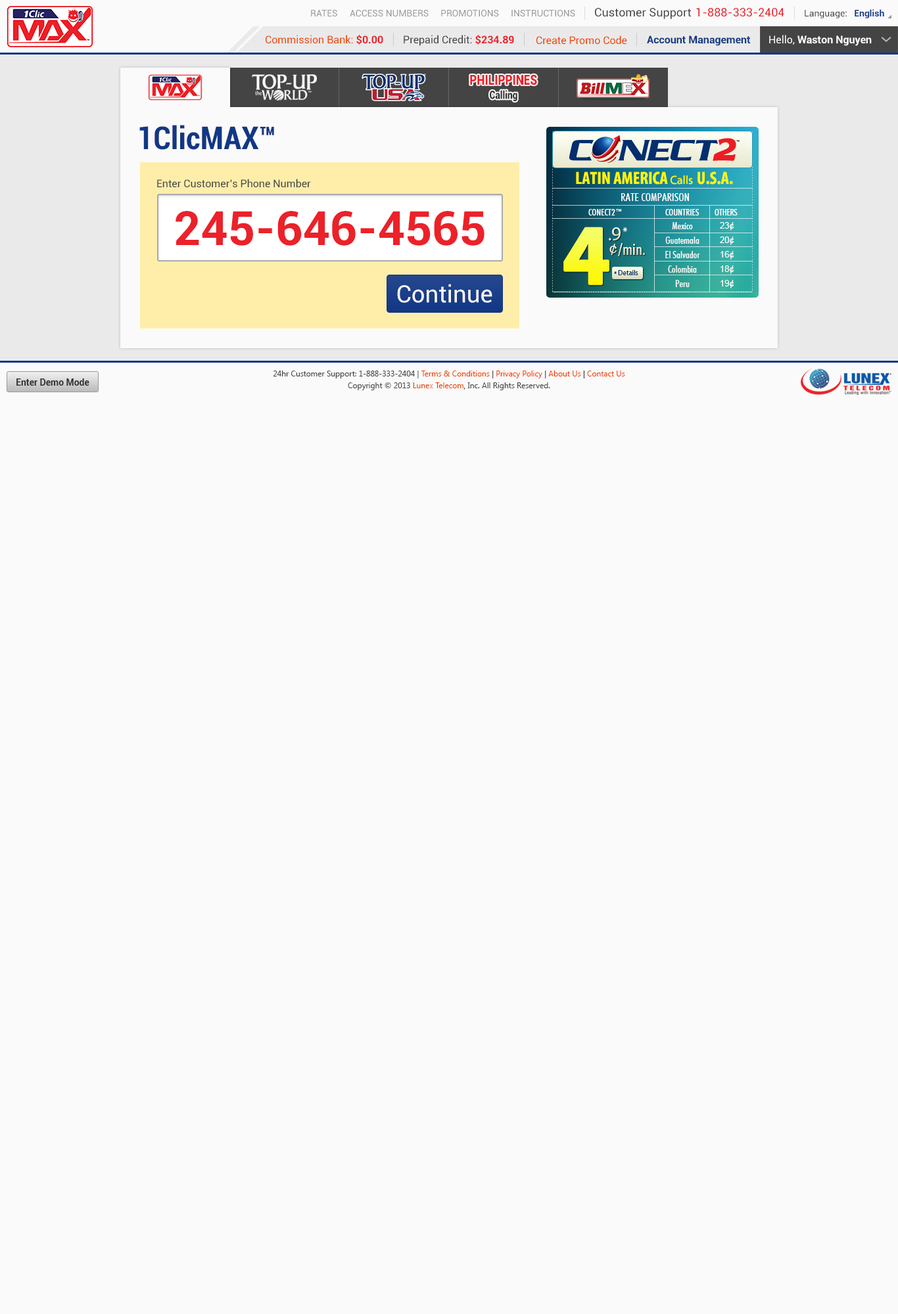
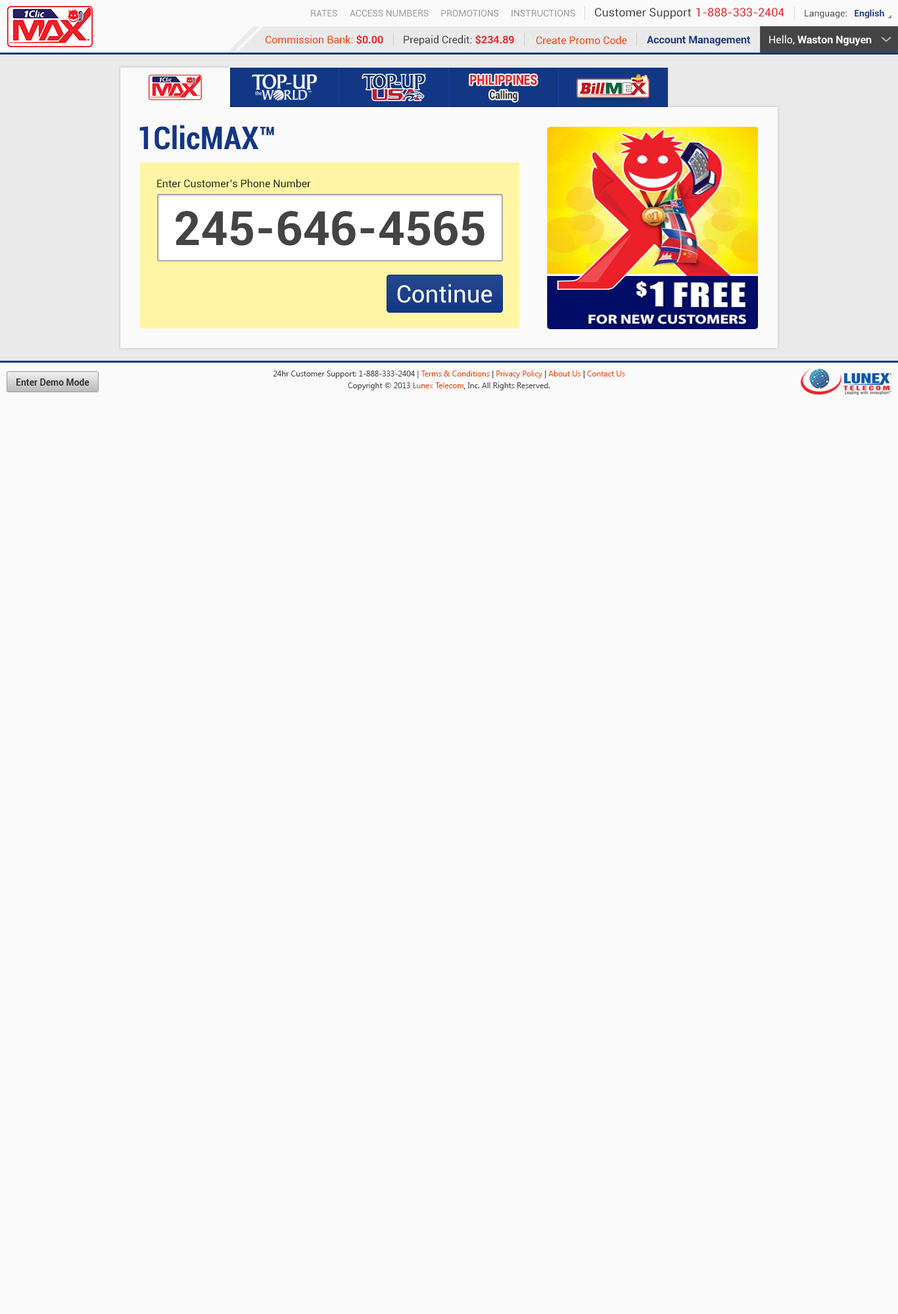
The second (898, 1314) image is a revision of the first. Changes to its layers:
"sep" (10th of 12, in "body" › "tabs" › "seps"): opacity 50% → 20% over [338, 67, 340, 108]
"sep" (11th of 12, in "body" › "tabs" › "seps"): opacity 50% → 20% over [448, 67, 449, 108]
"sep" (12th of 12, in "body" › "tabs" › "seps"): opacity 50% → 20% over [557, 67, 559, 108]
painted on "Enter Customer’s Phone Number" over [157, 178, 311, 188]
painted on "245-646-4565" over [175, 210, 485, 246]
added layer "banner" (1st of 2, in "body" › "content") in group "content" over [546, 126, 758, 330]
hid "banner" (2nd of 2, in "body" › "content") over [546, 126, 759, 298]
